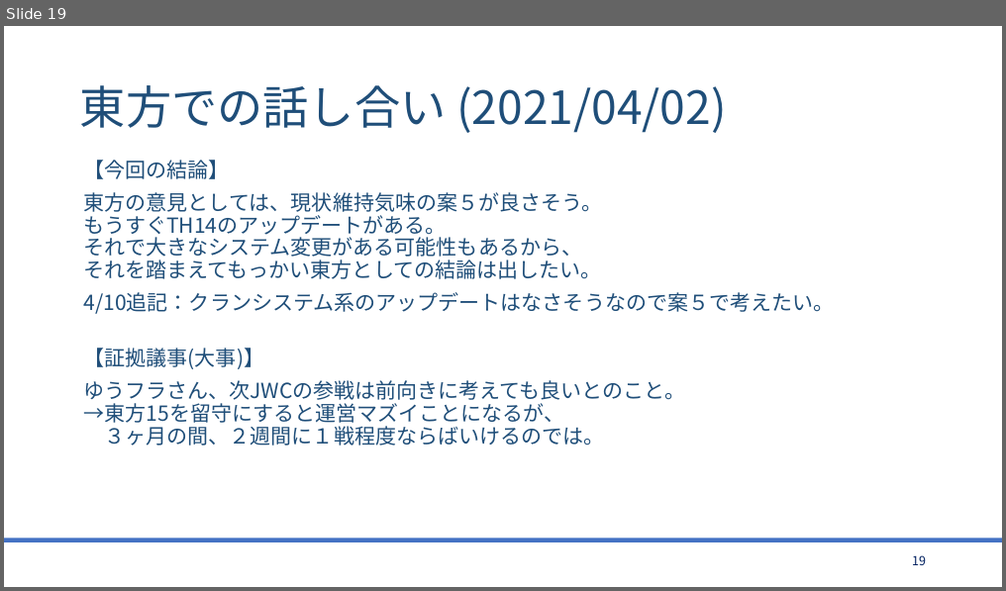
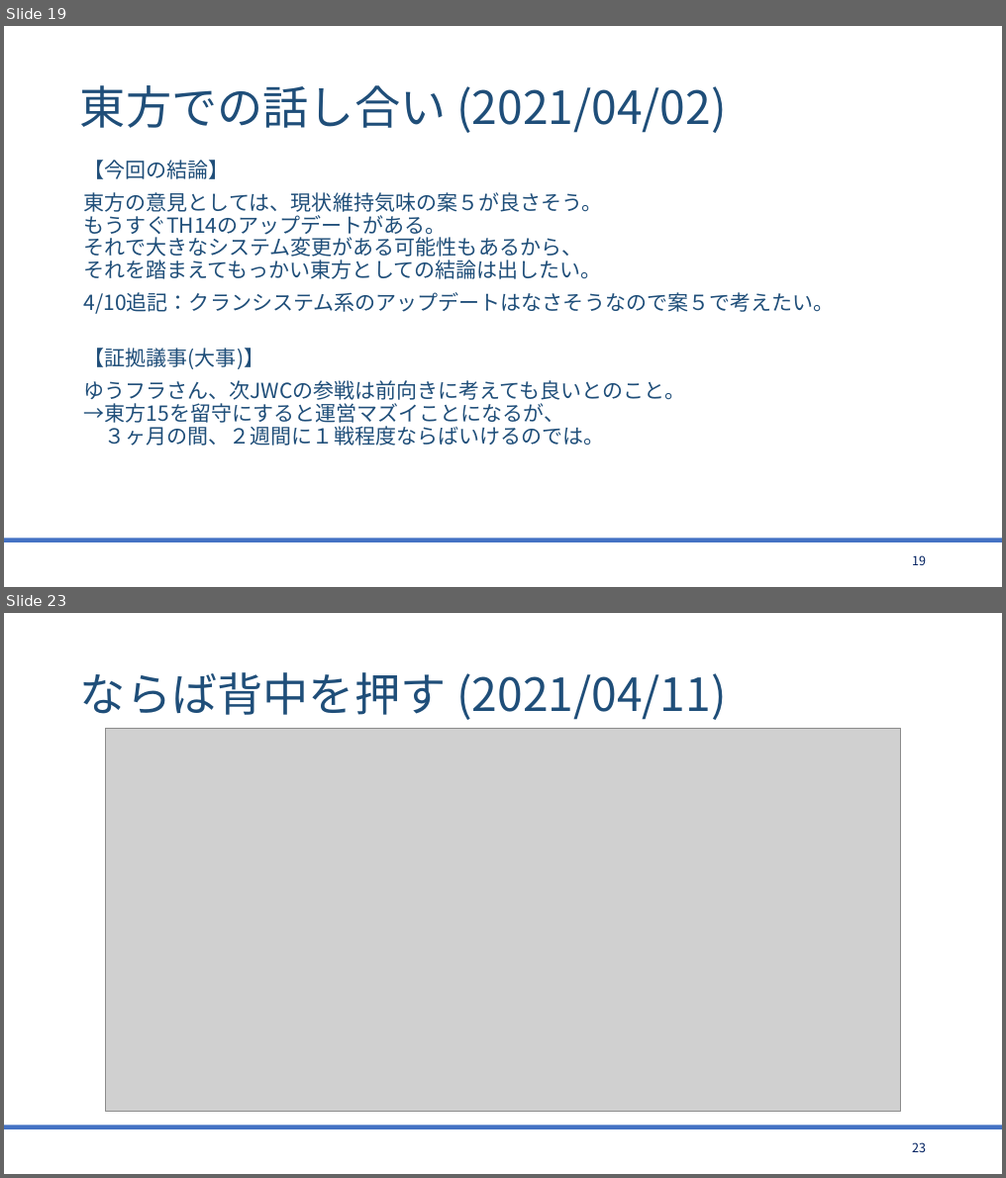
Before and after one commit to bigtreeCoC/documents, a slide deck: 東方とまほらまの今後について.pptx. Shown one above the other, each under a label of ours: slide 19 before the commit, slides 19 and 23 after it; the slides between them are not shown. The pictures are 1006x591 and 1006x1178 pixels, drawn with LibreOffice and Linux fonts; fonts in the diff are those of the drawing; grey boxes stand for pictures. Boxes give left, top, right and bottom in pixels: in the first picture for what was removed or moved away, otherwise in the second. Text is boxed around its words. In the diff, an @@ line names an element or a change of style, - is before the commit and + after.

```diff
--- a/東方とまほらまの今後について.pptx
+++ b/東方とまほらまの今後について.pptx
@@ slide 23 added at [4, 613, 1002, 1174], background #FFFFFF; not listed: 1 template element that a slide beside it also shows @@
@@ title added at [80, 672, 727, 720], 44 pt, text #1F4E79 @@
+ならば背中を押す (2021/04/11)
@@ picture added at [106, 728, 901, 1112] @@
@@ page number added at [912, 1143, 926, 1153], 12 pt, text #002060 @@
+23
```
Also in this commit, not shown: 10 slides changed, 7 other slides added, 1 other file.
